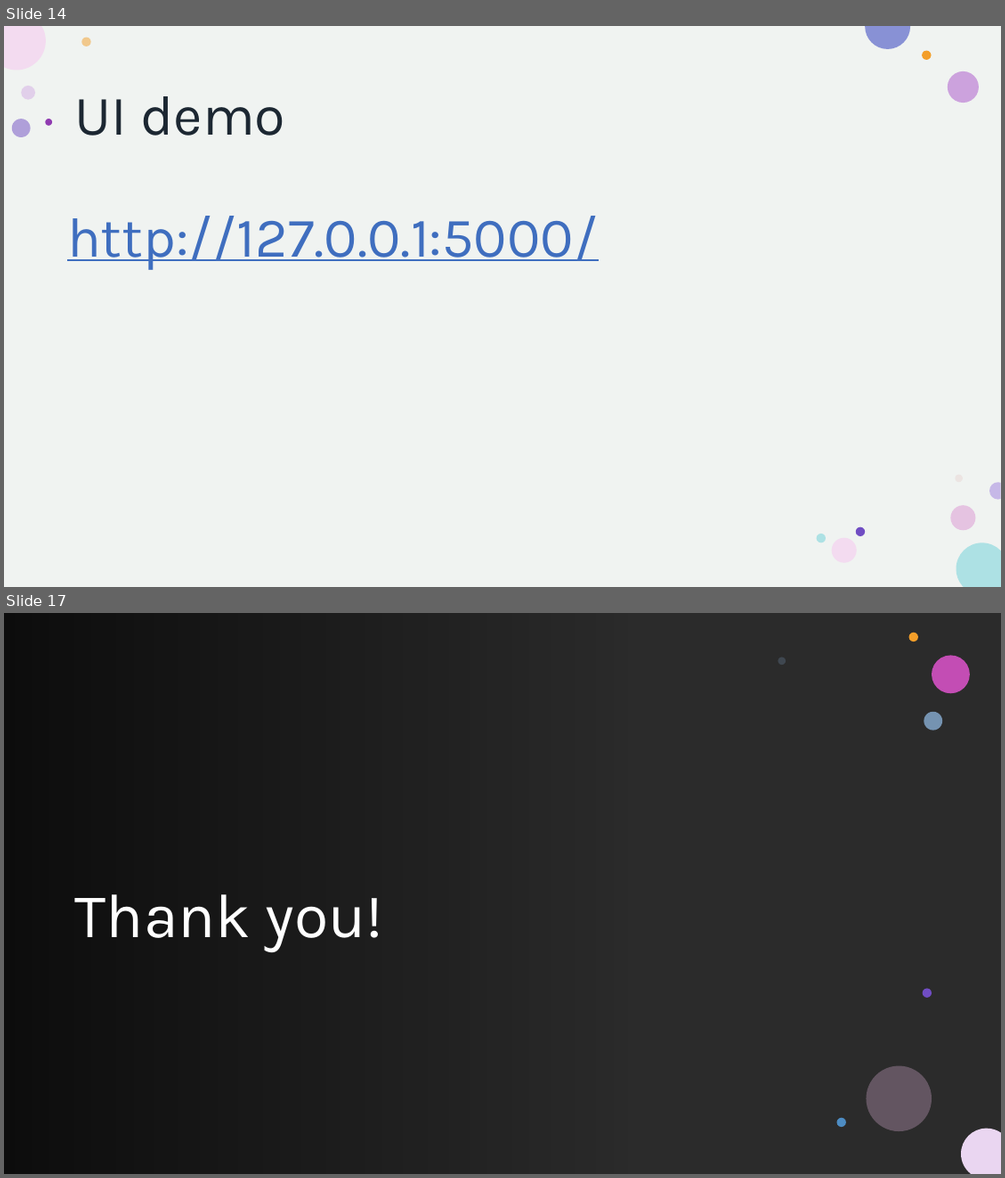
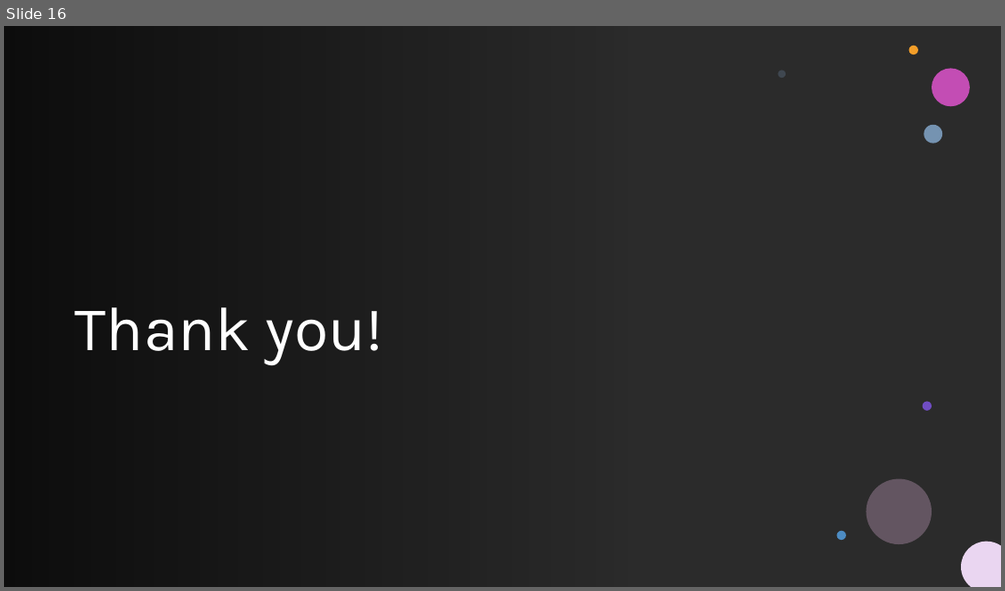
Before and after one commit to howie-zeng/Analyzing-Retail-Sentiment-and-Detecting-Trading-Signals, a slide deck: Presentation.pptx. Shown one above the other, each under a label of ours: slides 14 and 17 before the commit, slide 16 after it; the slides between them are not shown. The pictures are 1005x1178 and 1005x591 pixels, drawn with LibreOffice and Linux fonts; fonts in the diff are those of the drawing; background and template pictures are left out; a plain dark background stands for a picture behind light text. Boxes give left, top, right and bottom in pixels: in the first picture for what was removed or moved away, otherwise in the second. Text is boxed around its words. In the diff, an @@ line names an element or a change of style, - is before the commit and + after.

```diff
--- a/Presentation.pptx
+++ b/Presentation.pptx
@@ slide 14 removed at box(4, 26, 1001, 587), background #FFFFFF; not listed: 4 template elements that a slide beside it also shows @@
@@ rectangle removed at box(4, 26, 1001, 587) @@
@@ text removed at box(75, 96, 285, 135) @@
-UI demo
@@ group removed at box(11, 38, 979, 562): 11 ellipses @@
@@ title removed at box(67, 216, 598, 270) @@
-http://127.0.0.1:5000/
@@ what was slide 17 is now slide 16 @@
```
Also in this commit, not shown: 9 slides changed.
